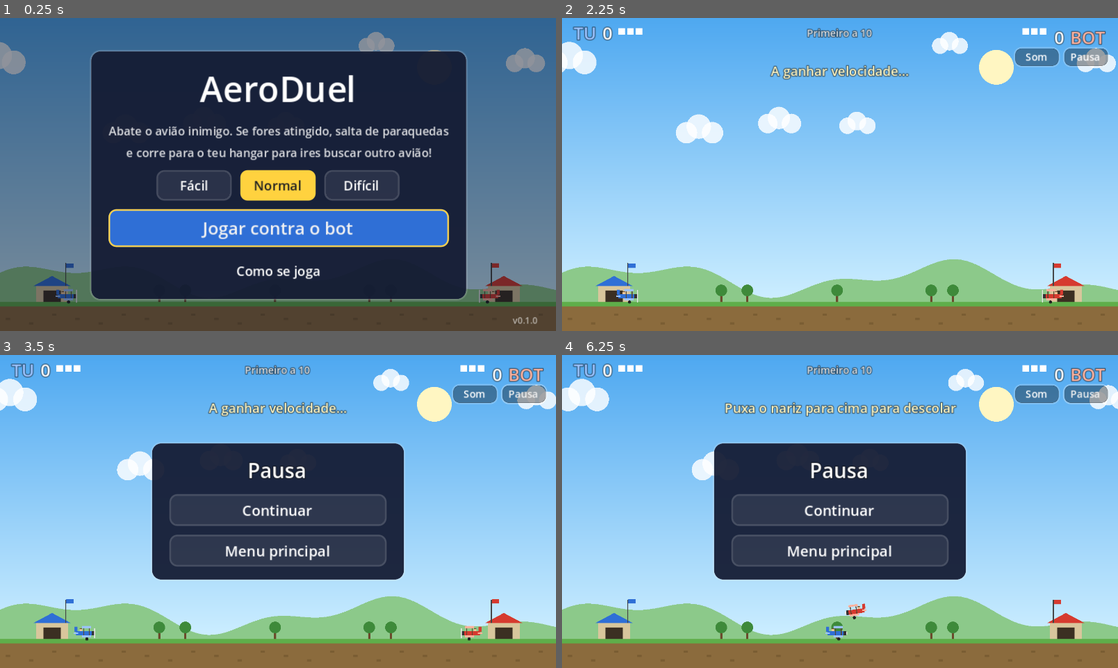
Above: before the commit, frames 1-4 (two rows, left to right).
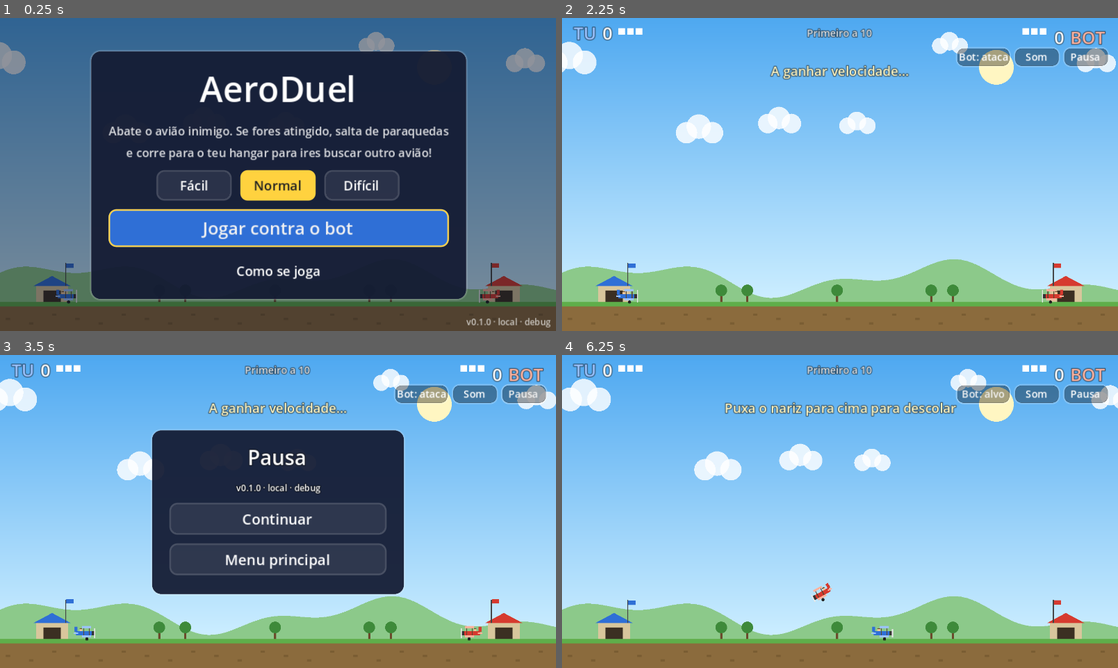
Above: after the commit, the same moments.

Repository: JorgeS15/AeroDuel
Game: Godot game, scene res://scenes/main.tscn
Same seed, same stepped clock (60 frames per second), same inputs: the game is played once before the commit and once after it.
Inputs:
- Up to frame 1 (0.25 s): no input
- Up to frame 2 (2.25 s): click "Normal" at 0.5 s; click "Normal" at 1.25 s; click "Jogar contra o bot" at 2 s
- Up to frame 3 (3.5 s): click "Pausa" at 2.75 s
- Up to frame 4 (6.25 s): click "Continuar" at 3.5 s; click "Som" at 4.25 s; click "Mudo" at 5 s; click "Pausa" (after the commit: "Bot: ataca") at 5.75 s

The runs differ from the first frame. In frame 1, 0.2% of the frame differs, in the area x 83-99%, y 95-99%; in frame 2, 0.5%; in frame 3, 7.7%; in frame 4, 21%, in the area x 0-100%, y 4-92%.

Commit message:
Versão do build, verificação de atualizações e bot passivo (debug)
- O CI grava build.json (versão, n.º do build, canal, commit) no APK e usa
  o n.º do build como versionCode; o texto aparece no menu e na pausa
- Autoload Updater: consulta o build.json do release do mesmo canal e, se
  houver build mais recente, mostra 'Atualizar para o build N' no menu
- Builds de debug: botão 'Bot' no HUD que põe o bot como alvo passivo
  (voa a direito a meia altura e não dispara)

Co-Authored-By: Claude Opus 5.5 <noreply@anthropic.com>
Claude-Session: https://claude.ai/code/session_01TLnBzwvpFSp5gKqTd2AQMa

Diff:
--- a/godot/project.godot
+++ b/godot/project.godot
@@ -22,6 +22,7 @@
 
 Game="*res://scripts/autoload/game.gd"
 Sfx="*res://scripts/autoload/sfx.gd"
+Updater="*res://scripts/autoload/updater.gd"
 
 [display]
 
--- a/godot/scripts/autoload/game.gd
+++ b/godot/scripts/autoload/game.gd
@@ -2,16 +2,43 @@
 ## Autoload "Game": definições guardadas, mapa de teclas e tema da interface.
 
 const SETTINGS_PATH := "user://settings.cfg"
+const BUILD_INFO_PATH := "res://build.json"   ## escrito pelo CI; não existe em builds locais
 
 var difficulty := "normal"
 var sound_on := true
 var ui_theme: Theme
+## Versão, n.º do build, canal (latest / pr-N) e commit deste APK.
+var build := { "version": "", "build": 0, "channel": "", "commit": "local" }
 
 
 func _ready() -> void:
 	_setup_input()
+	_load_build_info()
 	ui_theme = _make_theme()
 	_load_settings()
+
+
+## Texto curto para mostrar no ecrã, ex.: "v0.1.0 · build 7 · pr-2 · 81cb40b".
+func version_text() -> String:
+	var parts := ["v" + str(build.version)]
+	if int(build.build) > 0:
+		parts.append("build %d" % int(build.build))
+	if not str(build.channel).is_empty():
+		parts.append(str(build.channel))
+	parts.append(str(build.commit))
+	if OS.is_debug_build():
+		parts.append("debug")
+	return " · ".join(parts)
+
+
+func _load_build_info() -> void:
+	build.version = str(ProjectSettings.get_setting("application/config/version", "0.0.0"))
+	if not FileAccess.file_exists(BUILD_INFO_PATH):
+		return
+	var data = JSON.parse_string(FileAccess.get_file_as_string(BUILD_INFO_PATH))
+	if typeof(data) == TYPE_DICTIONARY:
+		for key in data:
+			build[key] = data[key]
 
 
 func save_settings() -> void:
--- /dev/null
+++ b/godot/scripts/autoload/updater.gd
@@ -0,0 +1,89 @@
+extends Node
+## Autoload "Updater": verifica se há um build mais recente do mesmo canal
+## (latest ou pr-N) nos releases do GitHub e guarda o link para o APK novo.
+##
+## O CI publica, junto do AeroDuel.apk, um build.json com o número do build.
+## Só funciona se os releases estiverem acessíveis sem sessão iniciada
+## (repositório público). Num repositório privado o GitHub responde 404.
+
+signal status_changed
+
+enum Status { IDLE, CHECKING, UP_TO_DATE, AVAILABLE, UNAVAILABLE }
+
+const REPO := "JorgeS15/AeroDuel"
+
+var status := Status.IDLE
+var latest_build := 0
+var apk_url := ""
+var _http: HTTPRequest
+
+
+func _ready() -> void:
+	check()
+
+
+func check() -> void:
+	var channel := str(Game.build.channel)
+	if channel.is_empty() or status == Status.CHECKING:
+		return   # build local (sem canal) ou já a verificar
+	_set_status(Status.CHECKING)
+	_http = HTTPRequest.new()
+	_http.max_redirects = 8
+	_http.timeout = 15.0
+	add_child(_http)
+	_http.request_completed.connect(_on_completed.bind(channel))
+	var url := "https://github.com/%s/releases/download/%s/build.json" % [REPO, channel]
+	if _http.request(url, ["User-Agent: AeroDuel", "Cache-Control: no-cache"]) != OK:
+		_finish(Status.UNAVAILABLE)
+
+
+## O APK novo é aberto no browser, que o descarrega; depois o Android pede
+## para confirmar a instalação (é obrigatório para apps fora da Play Store).
+func open_download() -> void:
+	if not apk_url.is_empty():
+		OS.shell_open(apk_url)
+
+
+static func is_newer(remote_build: int, local_build: int) -> bool:
+	return remote_build > local_build
+
+
+func _on_completed(result: int, code: int, _headers: PackedStringArray, body: PackedByteArray, channel: String) -> void:
+	if result != HTTPRequest.RESULT_SUCCESS or code != 200:
+		_finish(Status.UNAVAILABLE)
+		return
+	var data = JSON.parse_string(body.get_string_from_utf8())
+	if typeof(data) != TYPE_DICTIONARY:
+		_finish(Status.UNAVAILABLE)
+		return
+	latest_build = int(data.get("build", 0))
+	if is_newer(latest_build, int(Game.build.build)):
+		apk_url = "https://github.com/%s/releases/download/%s/AeroDuel.apk" % [REPO, channel]
+		_finish(Status.AVAILABLE)
+	else:
+		_finish(Status.UP_TO_DATE)
+
+
+func _finish(new_status: Status) -> void:
+	if _http:
+		_http.queue_free()
+		_http = null
+	_set_status(new_status)
+
+
+func _set_status(new_status: Status) -> void:
+	status = new_status
+	status_changed.emit()
+
+
+func status_text() -> String:
+	match status:
+		Status.CHECKING:
+			return "A procurar atualizações…"
+		Status.UP_TO_DATE:
+			return "Estás na versão mais recente."
+		Status.AVAILABLE:
+			return "Há uma versão nova: build %d." % latest_build
+		Status.UNAVAILABLE:
+			return "Não foi possível verificar atualizações."
+	return ""
--- a/godot/scripts/game/bot_brain.gd
+++ b/godot/scripts/game/bot_brain.gd
@@ -14,7 +14,8 @@
 var _eject_t := 0.0
 
 
-func think(side: Side, world: World, difficulty: String, dt: float) -> void:
+## `passive` (modo de teste): voa a direito a meia altura e não dispara, como um alvo.
+func think(side: Side, world: World, difficulty: String, dt: float, passive := false) -> void:
 	var inp := side.input
 	var d: Dictionary = DIFFICULTIES[difficulty]
 	inp.clear()
@@ -56,7 +57,7 @@
 		desired = PI / 2.0
 	else:
 		# escolher alvo
-		var target := world.sides[1 - side.id].ctrl
+		var target: Node2D = null if passive else world.sides[1 - side.id].ctrl
 		var valid := false
 		var tpos := Vector2.ZERO
 		var tvel := Vector2.ZERO
@@ -79,7 +80,8 @@
 				_noise = randf_range(-d.noise, d.noise)
 			desired = aim + _noise
 		else:
-			desired = atan2((70.0 - p.position.y) * 0.5, 60.0 * facing)   # patrulhar a meia altura
+			var cruise_y := 100.0 if passive else 70.0
+			desired = atan2((cruise_y - p.position.y) * 0.5, 60.0 * facing)   # patrulhar a meia altura
 
 		var alt := Config.GROUND - p.position.y
 		# não mergulhar a pique perto do chão
--- a/godot/scripts/game/world.gd
+++ b/godot/scripts/game/world.gd
@@ -18,6 +18,7 @@
 var pilots: Array[Pilot] = []
 var bullets: Array[Bullet] = []
 var player_input := InputState.new()
+var bot_passive := false      ## modo de teste: o bot voa a direito e não dispara
 
 var background: Background
 var fx_layer: FxLayer
@@ -66,7 +67,7 @@
 
 	for s in sides:
 		if s.is_bot:
-			s.brain.think(s, self, difficulty, dt)
+			s.brain.think(s, self, difficulty, dt, bot_passive and mode != "demo")
 
 	for p in planes:
 		if not p.dead:
--- a/godot/scripts/ui/hud.gd
+++ b/godot/scripts/ui/hud.gd
@@ -27,6 +27,7 @@
 var _over_title: Label
 var _over_score: Label
 var _sound_btn: Button
+var _bot_btn: Button
 
 
 func _ready() -> void:
@@ -82,6 +83,12 @@
 	_update_sound_label()
 	var pause_btn := _button("Pausa", Vector2(Config.W - 38, 20), Vector2(32, 14))
 	pause_btn.pressed.connect(func() -> void: pause_pressed.emit())
+	# só nos builds de debug: pôr o bot como alvo passivo, para testar a mecânica
+	if OS.is_debug_build():
+		_bot_btn = _button("", Vector2(Config.W - 112, 20), Vector2(38, 14))
+		_bot_btn.pressed.connect(func() -> void:
+			world.bot_passive = not world.bot_passive
+			_update_bot_label())
 
 	# controlos táteis
 	_touch = Control.new()
@@ -96,7 +103,8 @@
 	_touch.visible = DisplayServer.is_touchscreen_available()
 
 	# pausa
-	_pause_panel = _panel(["Pausa"], [["Continuar", resume_pressed], ["Menu principal", menu_pressed]])
+	_pause_panel = _panel(["Pausa", Game.version_text()], [["Continuar", resume_pressed], ["Menu principal", menu_pressed]])
+	_pause_panel.get_child(0).get_child(1).add_theme_font_size_override("font_size", 6)
 	# fim de jogo
 	_over_panel = _panel(["", ""], [["Jogar outra vez", again_pressed], ["Menu principal", menu_pressed]])
 	var labels := _over_panel.get_child(0).get_children()
@@ -109,6 +117,7 @@
 
 func show_playing(on: bool) -> void:
 	visible = on
+	_update_bot_label()
 	_pause_panel.visible = false
 	_over_panel.visible = false
 	_flash.text = ""
@@ -152,6 +161,11 @@
 	if _flash_t > 0.0:
 		_flash_t -= delta
 		_flash.modulate.a = clampf(_flash_t / 0.3, 0.0, 1.0)
+
+
+func _update_bot_label() -> void:
+	if _bot_btn and world:
+		_bot_btn.text = "Bot: alvo" if world.bot_passive else "Bot: ataca"
 
 
 func _toggle_sound() -> void:
--- a/godot/scripts/ui/main_menu.gd
+++ b/godot/scripts/ui/main_menu.gd
@@ -19,6 +19,8 @@
 var _main_panel: PanelContainer
 var _help_panel: PanelContainer
 var _play_btn: Button
+var _update_label: Label
+var _update_btn: Button
 
 
 func _ready() -> void:
@@ -123,18 +125,53 @@
 	_center(_help_panel, 340)
 	_help_panel.visible = false
 
+	# versão e atualizações (canto inferior)
+	var footer := VBoxContainer.new()
+	footer.alignment = BoxContainer.ALIGNMENT_END
+	footer.add_theme_constant_override("separation", 1)
+	footer.position = Vector2(4, Config.H - 46)
+	footer.size = Vector2(Config.W - 8, 44)
+	root.add_child(footer)
+	_update_btn = Button.new()
+	_update_btn.add_theme_font_size_override("font_size", 8)
+	_update_btn.size_flags_horizontal = Control.SIZE_SHRINK_END
+	_update_btn.pressed.connect(Updater.open_download)
+	var update_style := StyleBoxFlat.new()
+	update_style.bg_color = Color("#2e9e4f")
+	update_style.set_corner_radius_all(4)
+	update_style.content_margin_left = 6
+	update_style.content_margin_right = 6
+	update_style.content_margin_top = 2
+	update_style.content_margin_bottom = 2
+	_update_btn.add_theme_stylebox_override("normal", update_style)
+	_update_btn.add_theme_stylebox_override("hover", update_style)
+	footer.add_child(_update_btn)
+	_update_label = Label.new()
+	_update_label.horizontal_alignment = HORIZONTAL_ALIGNMENT_RIGHT
+	_update_label.add_theme_font_size_override("font_size", 6)
+	_update_label.modulate = Color(1, 1, 1, 0.7)
+	footer.add_child(_update_label)
 	var version := Label.new()
-	version.text = "v" + str(ProjectSettings.get_setting("application/config/version", ""))
+	version.text = Game.version_text()
+	version.horizontal_alignment = HORIZONTAL_ALIGNMENT_RIGHT
 	version.add_theme_font_size_override("font_size", 6)
-	version.modulate = Color(1, 1, 1, 0.6)
-	version.position = Vector2(Config.W - 30, Config.H - 12)
-	root.add_child(version)
+	version.modulate = Color(1, 1, 1, 0.7)
+	footer.add_child(version)
+	Updater.status_changed.connect(_refresh_update)
+	_refresh_update()
 
 
 func open() -> void:
 	visible = true
+	Updater.check()
 	_show_help(false)
 	_play_btn.grab_focus()
+
+
+func _refresh_update() -> void:
+	_update_label.text = Updater.status_text()
+	_update_btn.visible = Updater.status == Updater.Status.AVAILABLE
+	_update_btn.text = "Atualizar para o build %d" % Updater.latest_build
 
 
 func close() -> void:
Not shown, changed: godot/export_presets.cfg
Not shown, added: godot/scripts/autoload/updater.gd.uid
Not shown, changed: .github/workflows/android.yml
Not shown, changed: godot/.gitignore
